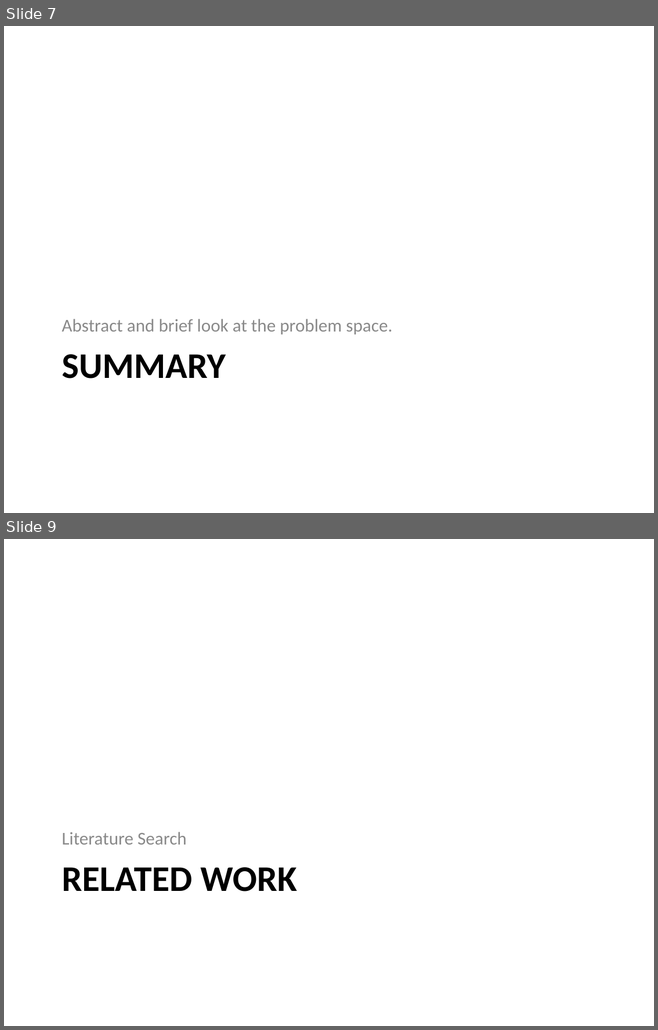
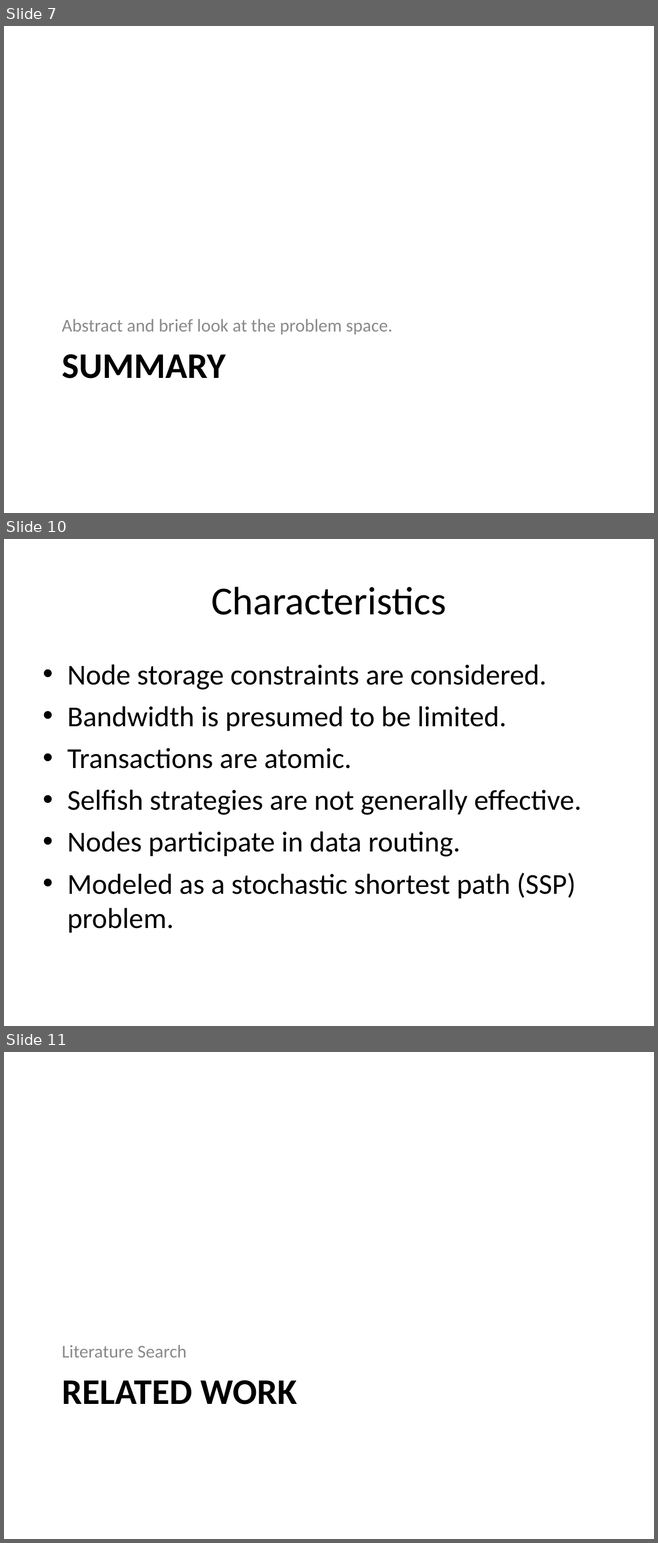
Before and after one commit to mazzas/School, a slide deck: SE4960/Journal Club/Minimum Latency Data Diffusion in Intermittently Connected Mobile.ppt. Shown one above the other, each under a label of ours: slides 7 and 9 before the commit, slides 7, 10 and 11 after it; the slides between them are not shown. The pictures are 658x1030 and 658x1543 pixels, drawn with LibreOffice and Linux fonts; fonts in the diff are those of the drawing. Boxes give left, top, right and bottom in pixels: in the first picture for what was removed or moved away, otherwise in the second. Text is boxed around its words. In the diff, an @@ line names an element or a change of style, - is before the commit and + after.

```diff
--- a/SE4960/Journal Club/Minimum Latency Data Diffusion in Intermittently Connected Mobile.ppt
+++ b/SE4960/Journal Club/Minimum Latency Data Diffusion in Intermittently Connected Mobile.ppt
@@ slide 10 added at (x1=4, y1=539, x2=654, y2=1026), background #FFFFFF @@
@@ title added at (x1=211, y1=587, x2=446, y2=615), 44 pt, text #000000 @@
+Characteristics
@@ text added at (x1=67, y1=664, x2=581, y2=933), 32 pt, text #000000 @@
+• Node storage constraints are considered.
+• Bandwidth is presumed to be limited.
+• Transactions are atomic.
+• Selfish strategies are not generally effective.
+• Nodes participate in data routing.
+• Modeled as a stochastic shortest path (SSP) problem.
@@ what was slide 9 is now slide 11 @@
```
Also in this commit, not shown: 8 other slides added, 3 slides removed.
